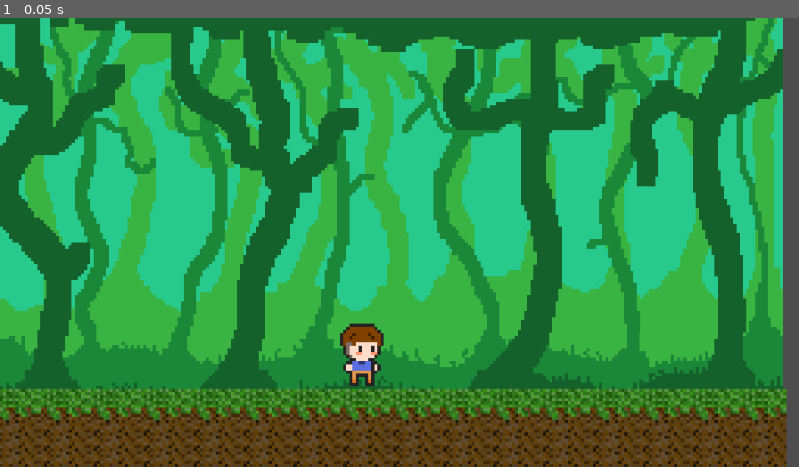
Above: before the commit, frame 1.
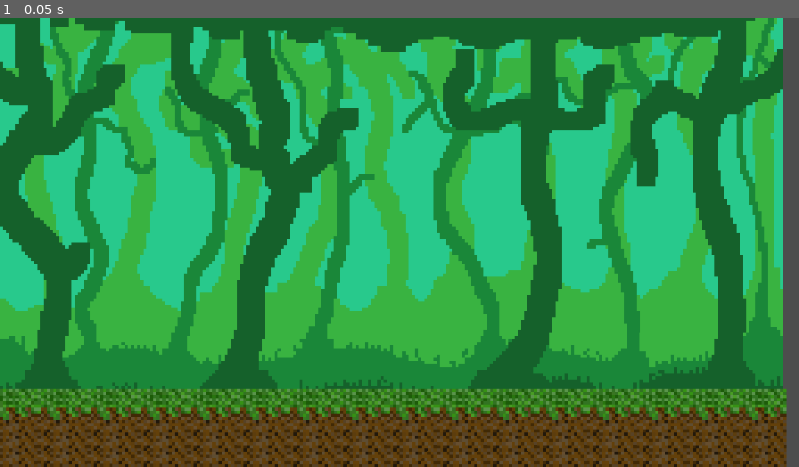
Above: after the commit, the same moment.

Repository: crackanimador/Videojuego
Game: Godot game, scene res://bosque.tscn
Two runs of this game, one before a commit and one after it. Both use one fixed random seed, a clock stepped at 60 frames per second and the inputs below.
Inputs:
- Up to frame 1 (0.05 s): no input

The runs differ from the first frame. In frame 1, 0.6% of the frame differs, in the area x 42-49%, y 67-82%.

Commit message:
Update Player.tscn

Diff:
--- a/Player.tscn
+++ b/Player.tscn
@@ -1,16 +1,80 @@
-[gd_scene load_steps=3 format=3 uid="uid://605h4k5id75o"]
+[gd_scene load_steps=8 format=3 uid="uid://605h4k5id75o"]
 
-[ext_resource type="Texture2D" uid="uid://b0d33mkyfqwuu" path="res://Player/Sprites/Monty.Idle_0001.png" id="1_8tghd"]
+[ext_resource type="Script" path="res://Scripts/Player.gd" id="1_h18fd"]
+[ext_resource type="Texture2D" uid="uid://q5gnnt23j3pe" path="res://Player/Sprites/Monty.Idle.png" id="2_q8cvq"]
+
+[sub_resource type="Animation" id="Animation_cl0h7"]
+resource_name = "Idle"
+length = 1.6667
+loop_mode = 1
+step = 0.333333
+tracks/0/type = "value"
+tracks/0/imported = false
+tracks/0/enabled = true
+tracks/0/path = NodePath("Sprite2D:frame")
+tracks/0/interp = 1
+tracks/0/loop_wrap = false
+tracks/0/keys = {
+"times": PackedFloat32Array(0, 0.42, 0.84, 1.25),
+"transitions": PackedFloat32Array(1, 1, 1, 1),
+"update": 1,
+"values": [0, 4, 1, 5]
+}
+
+[sub_resource type="Animation" id="Animation_sdu5s"]
+length = 0.001
+tracks/0/type = "value"
+tracks/0/imported = false
+tracks/0/enabled = true
+tracks/0/path = NodePath("Sprite2D:frame")
+tracks/0/interp = 1
+tracks/0/loop_wrap = true
+tracks/0/keys = {
+"times": PackedFloat32Array(0),
+"transitions": PackedFloat32Array(1),
+"update": 1,
+"values": [0]
+}
+
+[sub_resource type="Animation" id="Animation_gkx7o"]
+resource_name = "Walk"
+length = 0.80001
+loop_mode = 1
+tracks/0/type = "value"
+tracks/0/imported = false
+tracks/0/enabled = true
+tracks/0/path = NodePath("Sprite2D:frame")
+tracks/0/interp = 1
+tracks/0/loop_wrap = true
+tracks/0/keys = {
+"times": PackedFloat32Array(0, 0.2, 0.4),
+"transitions": PackedFloat32Array(1, 1, 1),
+"update": 1,
+"values": [2, 3, 6]
+}
+
+[sub_resource type="AnimationLibrary" id="AnimationLibrary_5ejrc"]
+_data = {
+"Idle": SubResource("Animation_cl0h7"),
+"RESET": SubResource("Animation_sdu5s"),
+"Walk": SubResource("Animation_gkx7o")
+}
 
 [sub_resource type="RectangleShape2D" id="RectangleShape2D_2t7rx"]
 size = Vector2(10, 18)
 
-[node name="AnimatableBody2D" type="AnimatableBody2D"]
+[node name="CharacterBody2D" type="CharacterBody2D"]
+script = ExtResource("1_h18fd")
 
 [node name="Sprite2D" type="Sprite2D" parent="."]
-texture = ExtResource("1_8tghd")
+texture = ExtResource("2_q8cvq")
+hframes = 4
+vframes = 2
 
 [node name="AnimationPlayer" type="AnimationPlayer" parent="."]
+libraries = {
+"": SubResource("AnimationLibrary_5ejrc")
+}
 
 [node name="CollisionShape2D" type="CollisionShape2D" parent="."]
 position = Vector2(-2, 0)
